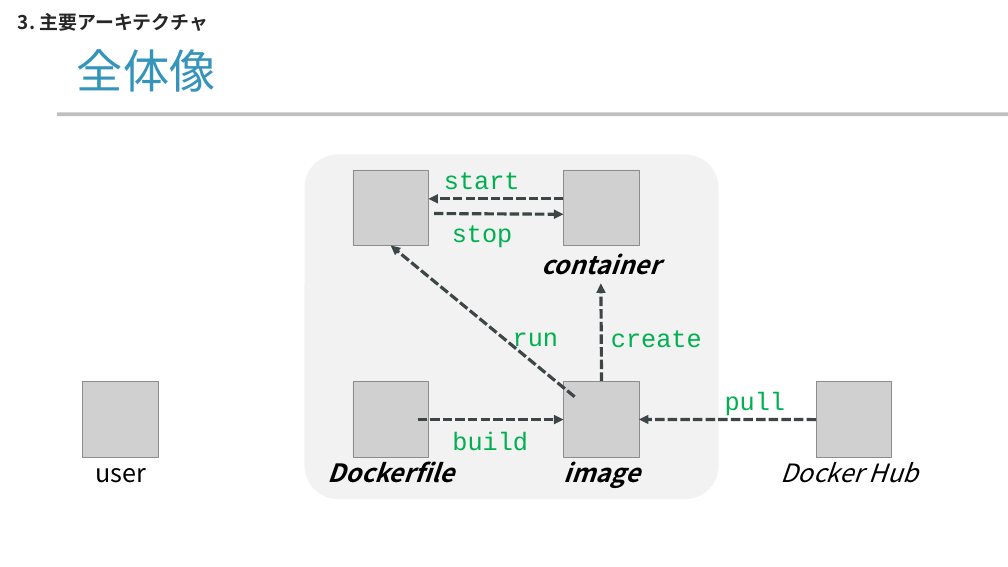
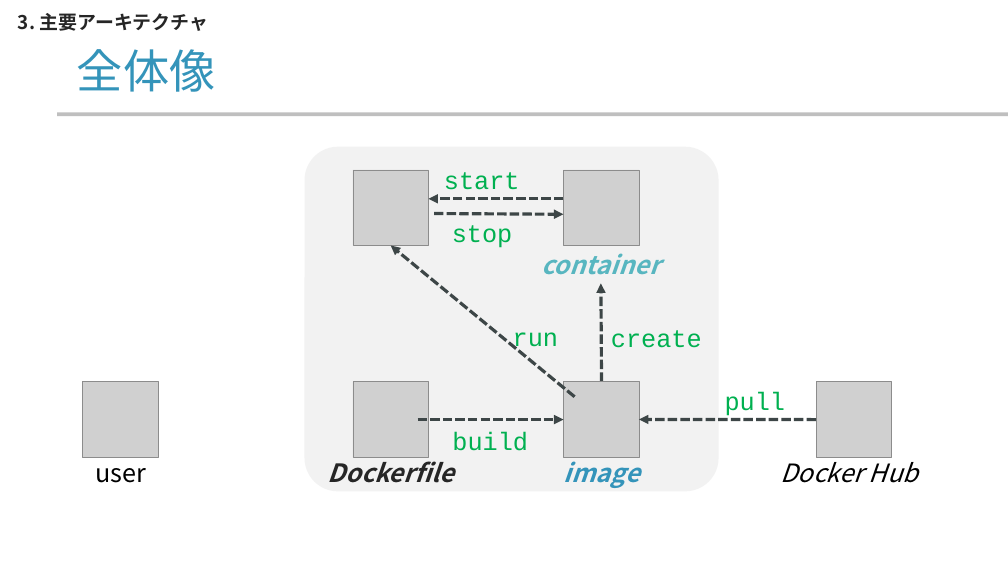
Before and after one commit to yamada-ai/java-prac, a slide deck: slide 10 of docker-container.pptx. Drawn at 1008x567 pixels with LibreOffice and Linux fonts; fonts in the diff are those of the drawing; grey boxes stand for pictures; background and template pictures are left out. Boxes give left, top, right and bottom in pixels: in the first picture for what was removed or moved away, otherwise in the second. Text is boxed around its words. In the diff, an @@ line names an element or a change of style, - is before the commit and + after.

Commit message:
pptx docker v3

```diff
--- a/docker-container.pptx
+++ b/docker-container.pptx
@@ rounded rectangle: place and size @@
-rounded rectangle at (305, 154, 719, 499)
+rounded rectangle at (305, 147, 719, 492)
@@ text "container" at (541, 253, 660, 275): text colour #000000 to #58B6C0 @@
@@ text "Dockerfile" at (327, 454, 454, 483): text colour #000000 to #262626 @@
@@ text "image" at (564, 454, 640, 488): text colour #000000 to #3494BA @@
```
Also in this commit, not shown: 4 other slides changed, 2 slides added.
